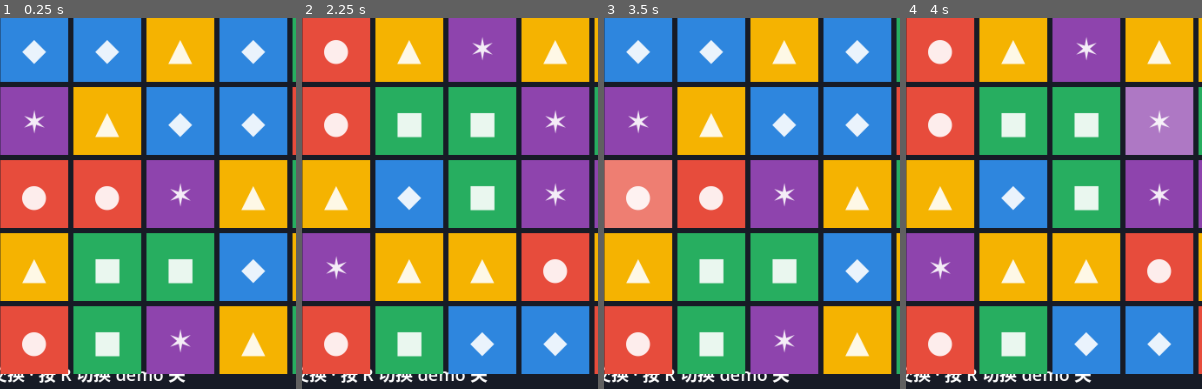
Above: before the commit, frames 1-4 (left to right).
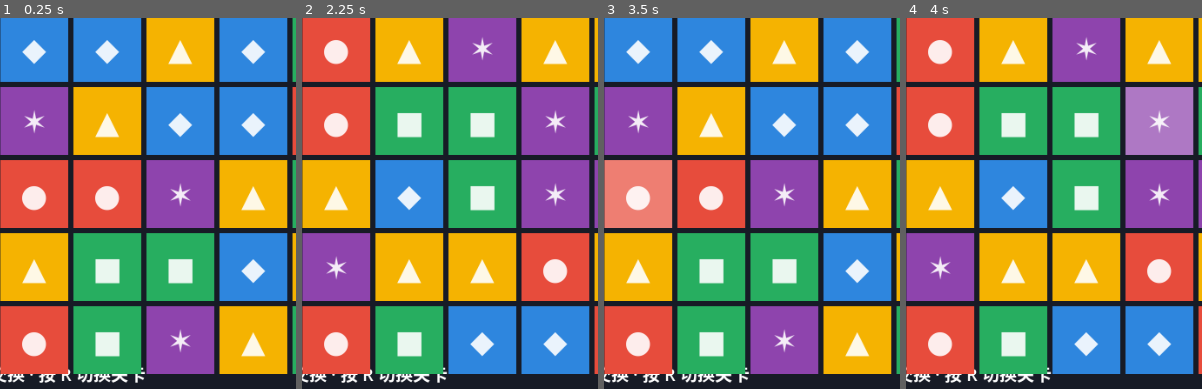
Above: after the commit, the same moments.

Repository: kumaloha/Polaris
Game: Godot game, scene res://main.tscn
The game is run twice, just before and just after one commit, with the same random seed, the same clock (stepped at 60 frames per second) and the same inputs.
Inputs (mouse positions are % of the whole screen's width and height, from its top left):
- Up to frame 1 (0.25 s): no input
- Up to frame 2 (2.25 s): tap Enter at 0.5, 2 s; move the mouse to (72, 45) at 0.52 s; tap R at 0.6, 1.35, 2.1 s; click (72, 45) at 0.67 s; tap Space at 1.25 s; move the mouse to (27, 56) at 1.27 s; click (27, 56) at 1.42 s; move the mouse to (59, 27) at 2.02 s; click (59, 27) at 2.17 s
- Up to frame 3 (3.5 s): tap Space at 2.75 s; move the mouse to (43, 72) at 2.77 s; tap R at 2.85 s; click (43, 72) at 2.92 s
- Up to frame 4 (4 s): tap Enter at 3.5 s; move the mouse to (80, 67) at 3.52 s; tap R at 3.6 s; click (80, 67) at 3.67 s
The pictures show only the part of the screen within x 38-88%, y 50-100%; the shares and areas given below are measured in that part.

The runs differ from the first frame. In frame 1, 0.4% of the frame differs, in the area x 37-63%, y 94-99%; in frame 2, 0.4%; in frame 3, 0.4%; in frame 4, 0.4%.

Commit message:
feat(meta): 技能接进对局 (#2) — 技能按钮 + 派发 + 隔位对换 + app 装备
game.gd：技能按钮(随技能/状态变文案) + _use_skill 派发 + 瞄准模式(借贷选格借特效·选格还债 / 同类消除选色) + 预知文字提示 + set_skill(角色 id 归一，is_node_ready 守时序)。board：try_swap 认 span(隔位对换#4，armed 时隔一格、用后消耗)。app.gd(你的 ui/，未纳入本提交)已加 set_skill 接线。

+1 测试(隔位对换)。GDScript 100/100 绿。截图验证借贷在算法关上可用。docs/10 §7.4 标技能 UI 接线已通。

Co-Authored-By: Claude Opus 4.8 <noreply@anthropic.com>

Diff:
--- a/godot/core/board.gd
+++ b/godot/core/board.gd
@@ -45,6 +45,8 @@
 var shield_used: bool = false
 # 引擎原语类主动技能(重力翻转#5/同类消除#7/破障#9/预知#8)的一局一次标志
 var active_used: bool = false
+# 隔位对换(#4)：armed 时下一次交换允许隔一格(span=2)，用完消耗
+var longswap_armed: bool = false
 
 func _init(w: int, h: int, species_set: Array, target: int, moves: int, seed_val: int, mask: Array = [], objs: Array = [], jelly_layer: Array = [], coat_layer: Array = []) -> void:
 	width = w
@@ -81,6 +83,7 @@
 	colorbomb_shield = 0
 	shield_used = false
 	active_used = false
+	longswap_armed = false
 
 func _accumulate(by_species: Dictionary) -> void:
 	for k in by_species:
@@ -152,13 +155,17 @@
 func try_swap(a: Vector2i, b: Vector2i) -> Dictionary:
 	if is_over():
 		return {"ok": false, "reason": "over"}
-	if abs(a.x - b.x) + abs(a.y - b.y) != 1:
+	var span := 2 if longswap_armed else 1   # 隔位对换#4：armed 时允许隔一格
+	var ok_range: bool = (a.y == b.y and abs(a.x - b.x) == span) or (a.x == b.x and abs(a.y - b.y) == span)
+	if not ok_range:
 		return {"ok": false, "reason": "not_adjacent"}
-	# 彩球交换引爆（无需形成普通消除，始终合法）
-	if fx[a.y][a.x] == ME.SP_COLORBOMB or fx[b.y][b.x] == ME.SP_COLORBOMB:
+	# 彩球交换引爆（仅相邻；隔位不引爆彩球）
+	if span == 1 and (fx[a.y][a.x] == ME.SP_COLORBOMB or fx[b.y][b.x] == ME.SP_COLORBOMB):
 		return _activate_colorbomb(a, b)
-	if not ME.is_legal_swap(grid, a, b, coat):
+	if not ME.is_legal_swap(grid, a, b, coat, span):
 		return {"ok": false, "reason": "illegal"}
+	if longswap_armed:
+		longswap_armed = false   # 隔位对换消耗
 	_push_history()   # 时间回退#2：记录走子前局面
 	ME._swap_cells(grid, a, b)
 	ME._swap_cells(fx, a, b)   # 特效随棋子一起交换
--- a/godot/tests/test_board.gd
+++ b/godot/tests/test_board.gd
@@ -435,3 +435,18 @@
 	assert_true(moves.size() >= 1 and moves.size() <= 3, "foresight returns up to 3 best moves")
 	assert_true(b.active_used, "active used")
 	assert_eq(b.skill_foresight(3).size(), 0, "one per game -> empty")
+
+func test_longswap_via_board() -> void:
+	# 隔位对换(#4)：board.longswap_armed 时 try_swap 接受隔一格交换，用后消耗。
+	var b := Board.new(4, 4, [0, 1, 2, 3], 999999, 20, 1)
+	b.grid = [
+		[1, 1, 0, 1],
+		[2, 3, 0, 2],
+		[3, 0, 2, 3],
+		[0, 2, 3, 0],
+	]
+	b.fx = b._blank_fx()
+	assert_false(b.try_swap(Vector2i(0, 0), Vector2i(2, 0))["ok"], "not armed: distance-2 rejected")
+	b.longswap_armed = true
+	assert_true(b.try_swap(Vector2i(0, 0), Vector2i(2, 0))["ok"], "armed: distance-2 swap ok")
+	assert_false(b.longswap_armed, "armed consumed after use")
--- a/godot/view/game.gd
+++ b/godot/view/game.gd
@@ -26,6 +26,9 @@
 var cur_seed := 12345
 var demo_idx := 0        # 当前关索引（按 R 递进）
 var algo_levels: Array = []   # 算法生成的关卡库（res://levels.json，C++ 导出）；非空则优先玩它
+var equipped_skill: String = ""   # 本局所带技能 id（角色 id 归一）
+var _skill_aim: String = ""       # 技能瞄准模式: ""/"borrow"/"repay"/"sametypeclear"
+var skill_button: Button
 var tiles := []          # tiles[y][x] -> ColorRect（道具底色块）
 var labels := []         # labels[y][x] -> Label（道具符号/特效标记）
 var jelly_rects := []    # jelly_rects[y][x] -> ColorRect（果冻底层标记）
@@ -116,9 +119,12 @@
 		board = Board.new(W, H, SPECIES, lvl["target"], lvl["moves"], cur_seed,
 				lvl["mask"], lvl["objs"], lvl["jelly"], lvl["coat"])
 		title_label.text = lvl["name"]
+	board.skill = equipped_skill
+	_skill_aim = ""
 	selected = Vector2i(-1, -1)
 	input_locked = false
 	_render()
+	_update_skill_button()
 
 
 # 全 false 的 H×W 掩码模板。
@@ -197,7 +203,15 @@
 	moves_label = _mk_label(Vector2(36, 116), 26)
 	status_label = _mk_label(Vector2(560, 72), 34)
 	hint_label = _mk_label(Vector2(36, 850), 20)
-	hint_label.text = "点一个道具，再点相邻道具交换 · 按 R 切换 demo 关"
+	hint_label.text = "点一个道具，再点相邻道具交换 · 按 R 切换关卡"
+	skill_button = Button.new()
+	skill_button.position = Vector2(36, 150)   # HUD 与棋盘之间的空隙，避开大盘
+	skill_button.size = Vector2(648, 44)
+	skill_button.z_index = 50
+	skill_button.add_theme_font_size_override("font_size", 22)
+	skill_button.pressed.connect(_use_skill)
+	skill_button.visible = false
+	add_child(skill_button)
 
 
 func _mk_label(pos: Vector2, fsize: int) -> Label:
@@ -413,6 +427,9 @@
 	var cell := _cell_from(pos)
 	if cell.x < 0:
 		return
+	if _skill_aim != "":
+		_apply_skill_at(cell)
+		return
 	if board.grid[cell.y][cell.x] == ME.WALL:
 		return  # 墙不可选
 	# 冰锁格：board 会拒绝交换，这里直接给反馈（轻闪 + 不进入选中态）。
@@ -494,3 +511,91 @@
 	var tw := create_tween()
 	tw.tween_property(cr, "color", Color(1.0, 1.0, 1.0, 0.65), 0.06)
 	tw.tween_property(cr, "color", base, 0.12)
+
+
+# ───────────────────────────── Meta 技能 UI 接线（10 §7）─────────────────────────────
+# 角色 id → board 用的技能 id（多数同名；借贷的角色 id 是 borrrower）。
+const SKILL_ID := {"borrrower": "borrow"}
+const SKILL_NAME := {
+	"borrow": "借贷", "timerewind": "时间回退", "snapshot": "存档快照",
+	"longswap": "隔位对换", "gravityflip": "重力翻转", "colorshield": "彩球护盾",
+	"sametypeclear": "同类消除", "foresight": "预知", "breaker": "破障",
+	"chainbonus": "连消奖步(被动)", "collector": "连击收集(被动)", "lucky": "提示(被动)",
+}
+const PASSIVE_SKILLS := ["chainbonus", "collector", "lucky", ""]
+
+# app.gd 装备角色后调用：传入角色 id，归一成 board 技能 id 并重开。
+func set_skill(char_id: String) -> void:
+	equipped_skill = SKILL_ID.get(char_id, char_id)
+	if is_node_ready():   # HUD 已建好才重开；否则 _ready 的 _new_game 会读 equipped_skill
+		_new_game()
+
+func _update_skill_button() -> void:
+	if skill_button == null:
+		return
+	var s := equipped_skill
+	skill_button.visible = s != "" and s != "lucky"
+	if not skill_button.visible:
+		return
+	var disp: String = SKILL_NAME.get(s, s)
+	if s in PASSIVE_SKILLS:
+		skill_button.text = "%s · 自动生效" % disp
+		skill_button.disabled = true
+		return
+	skill_button.disabled = board.is_over()
+	if s == "borrow":
+		skill_button.text = ("还债（欠 %d）" % board.borrow_debt) if board.borrow_debt > 0 else "借一个直线特效"
+	elif s == "snapshot":
+		skill_button.text = "跳回存档" if board.saved_state != null else "存档"
+	elif s == "longswap":
+		skill_button.text = "隔位对换：就绪✓" if board.longswap_armed else "隔位对换（下一步隔一格）"
+	else:
+		skill_button.text = "技能：%s" % disp
+
+func _use_skill() -> void:
+	if board == null or board.is_over():
+		return
+	match equipped_skill:
+		"borrow":
+			_skill_aim = "repay" if board.borrow_debt > 0 else "borrow"
+			hint_label.text = "选一个特效格还债" if _skill_aim == "repay" else "选一个普通格，借入直线特效"
+		"sametypeclear":
+			_skill_aim = "sametypeclear"
+			hint_label.text = "选一个道具，消除全场同类"
+		"timerewind":
+			board.skill_rewind()
+		"snapshot":
+			if board.saved_state != null:
+				board.skill_load()
+			else:
+				board.skill_save()
+		"colorshield":
+			board.skill_shield()
+		"gravityflip":
+			board.skill_gravity_flip()
+		"breaker":
+			board.skill_break(2)
+		"foresight":
+			var mv: Array = board.skill_foresight(3)
+			if not mv.is_empty():
+				var m = mv[0]
+				hint_label.text = "预知：试试 (%d,%d)↔(%d,%d)" % [m[0].x, m[0].y, m[1].x, m[1].y]
+		"longswap":
+			board.longswap_armed = true
+	_render()
+	_update_skill_button()
+
+func _apply_skill_at(cell: Vector2i) -> void:
+	match _skill_aim:
+		"borrow":
+			board.skill_borrow(cell, ME.SP_LINE_H)
+		"repay":
+			board.skill_repay(cell)
+		"sametypeclear":
+			var sp: int = board.grid[cell.y][cell.x]
+			if sp >= 0:
+				board.skill_clear_species(sp)
+	_skill_aim = ""
+	selected = Vector2i(-1, -1)
+	_render()
+	_update_skill_button()
Not shown, changed: docs/10_实现现状.md
